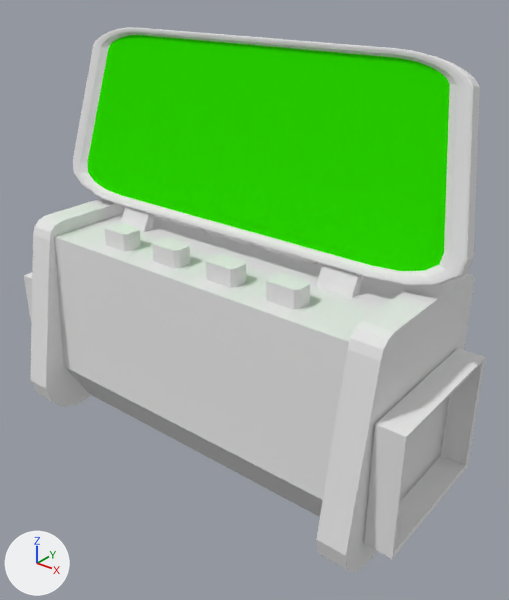
An edit to the Blender file Assets/Models/Computer/computer.blend, drawn before and after from the same camera.
One viewpoint serves both versions: a camera (50 mm lens) standing at (1.424, -1.649, 1.629) and looking at (0.103, 0.003, 0.604). Arrows for +X, +Y and +Z are at lower left; the lights stay in place.
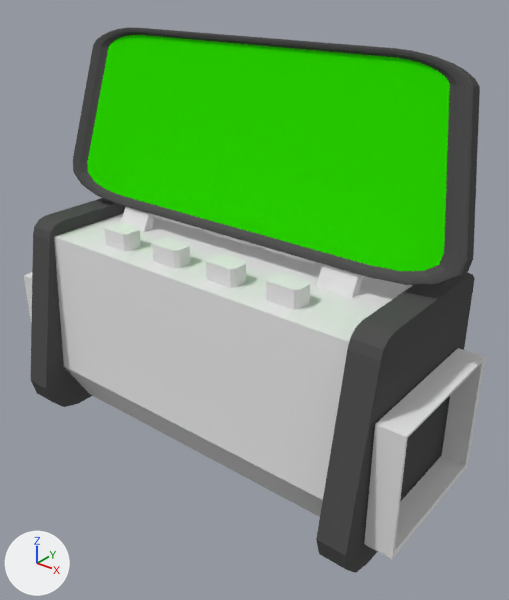
The change, as a list of edits to the scene's bpy script:
```text
Add mat_frame:
    mat_frame = diffuse_material('Frame')
    mat_frame.base_color = (0.0871, 0.0871, 0.0871)  # dark grey #535353
Change me_cube:
    where me_cube.from_pydata(...)  # 688 vertices, 574 faces; spans x -0.85..0.81, y -0.37..0.31, z -0.37..1.04
    used by ob_cube; location = (0.003, 0.002, 0.375)
    me_cube part 1: 15 of the faces centred in x -0.73..-0.63, y -0.36..0.31, z -0.37..0.4 switch from mat_material (white #e7e7e7) to mat_frame (dark grey #535353)
    me_cube part 2: 15 of the faces centred in x 0.62..0.71, y -0.36..0.31, z -0.37..0.4 switch from mat_material (white #e7e7e7) to mat_frame (dark grey #535353)
    me_cube part 3: 66 of the faces centred in x 0.22..0.78, y 0.01..0.17, z 0.42..1.03 switch from mat_button (white #e7e7e7) to mat_frame (dark grey #535353)
    me_cube part 4: 61 of the faces centred in x -0.84..-0.28, y 0.01..0.17, z 0.42..1.03 switch from mat_button (white #e7e7e7) to mat_frame (dark grey #535353)
    me_cube part 5: 5 of the faces centred in x -0.3, y 0.01..0.04, z 0.42..0.44 switch from mat_button (white #e7e7e7) to mat_frame (dark grey #535353)
```

What differs and where, as boxes (x1, y1, x2, y2) in the pictures (509 x 600 px):
part 1 of me_cube, recoloured: (31, 198, 126, 407) in both
part 2 of me_cube, recoloured: (316, 273, 475, 573) in both
part 3 of me_cube, recoloured (white to grey): (226, 37, 480, 285) in both
part 4 of me_cube, recoloured: (73, 27, 252, 204) in both
part 5 of me_cube, recoloured (white to grey): (117, 196, 230, 235) in both
